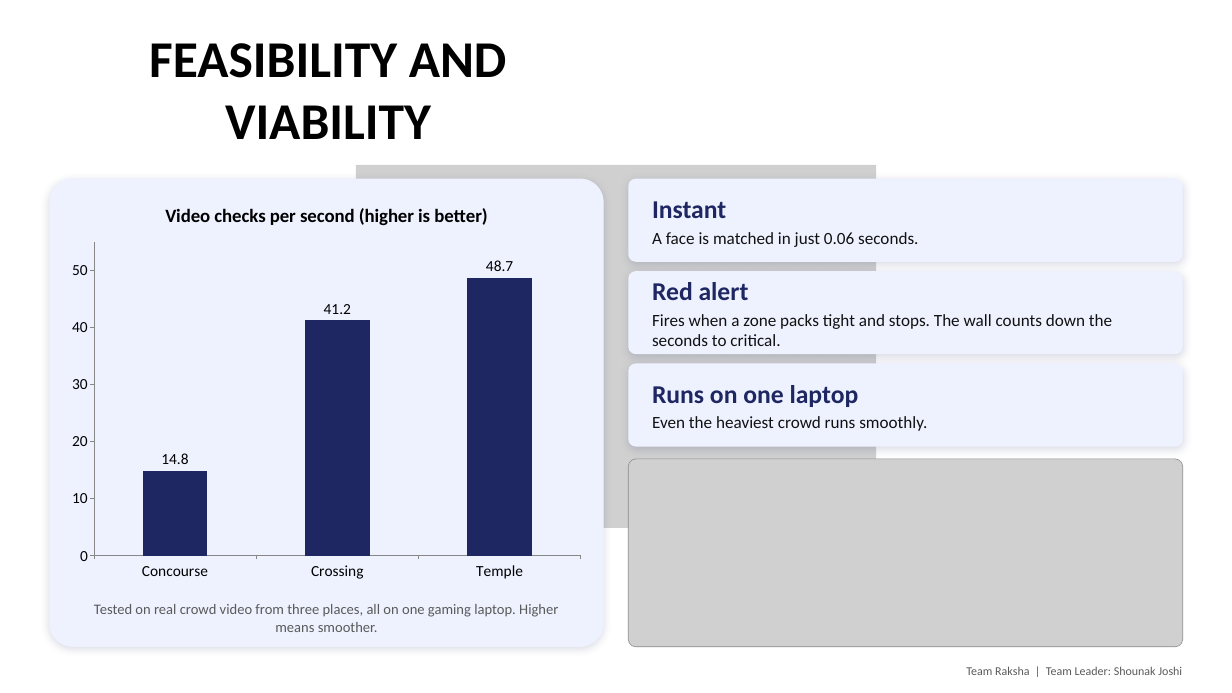
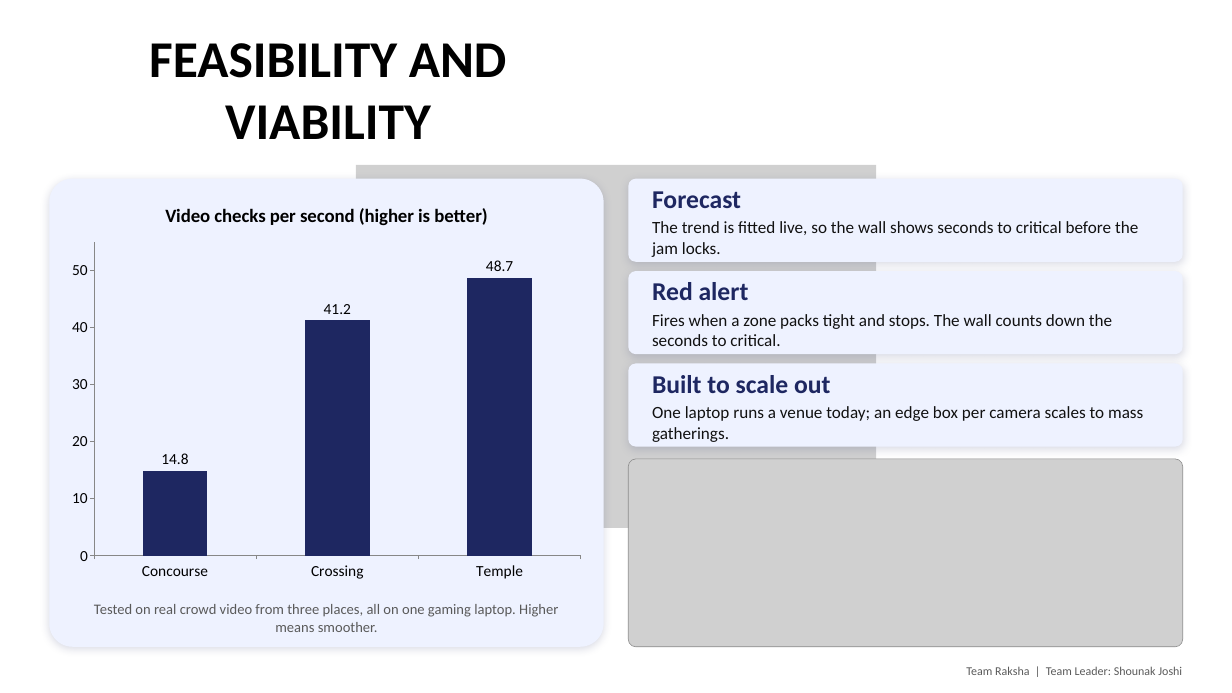
Before and after one commit to shounakjoshi88-a11y/raksha-crowd-safety-hackathon, a slide deck: slide 4 of deck/Raksha_Hackathon2026_Simplified.pptx. Drawn at 1232x693 pixels with LibreOffice and Linux fonts; fonts in the diff are those of the drawing; grey boxes stand for pictures. Boxes give left, top, right and bottom in pixels: in the first picture for what was removed or moved away, otherwise in the second. Text is boxed around its words. In the diff, an @@ line names an element or a change of style, - is before the commit and + after.

Commit message:
fix: judge pass 3 - face search moved to Phase 2 (B2G plug-in), density/flow/forecast MVP, honest scale (edge-per-camera) and occlusion (bird's-eye) answers, privacy cards no longer contradict

```diff
--- a/deck/Raksha_Hackathon2026_Simplified.pptx
+++ b/deck/Raksha_Hackathon2026_Simplified.pptx
@@ text in rounded rectangle at (x1=652, y1=221, x2=1138, y2=257): text changed @@
-Instant
-A face is matched in just 0.06 seconds.
+Forecast
+The trend is fitted live, so the wall shows seconds to critical before the jam locks.
@@ text in rounded rectangle at (x1=652, y1=375, x2=1143, y2=442): text changed @@
-Runs on one laptop
-Even the heaviest crowd runs smoothly.
+Built to scale out
+One laptop runs a venue today; an edge box per camera scales to mass gatherings.
```
Also in this commit, not shown: 4 other slides changed, 3 other files.
